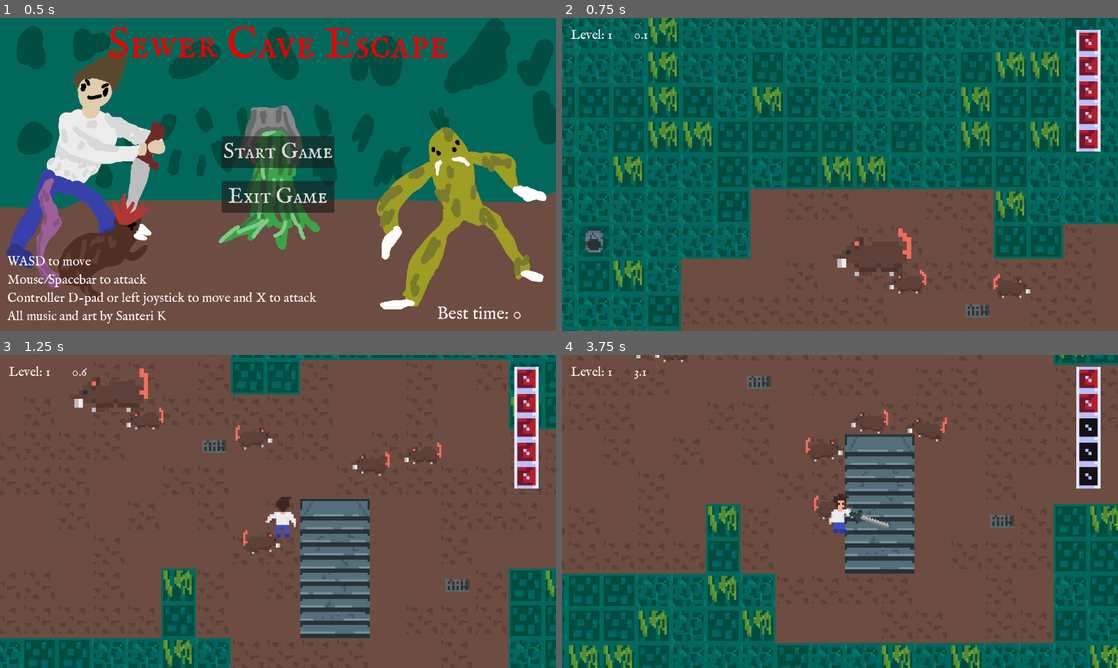
Above: before the commit, frames 1-4 (two rows, left to right).
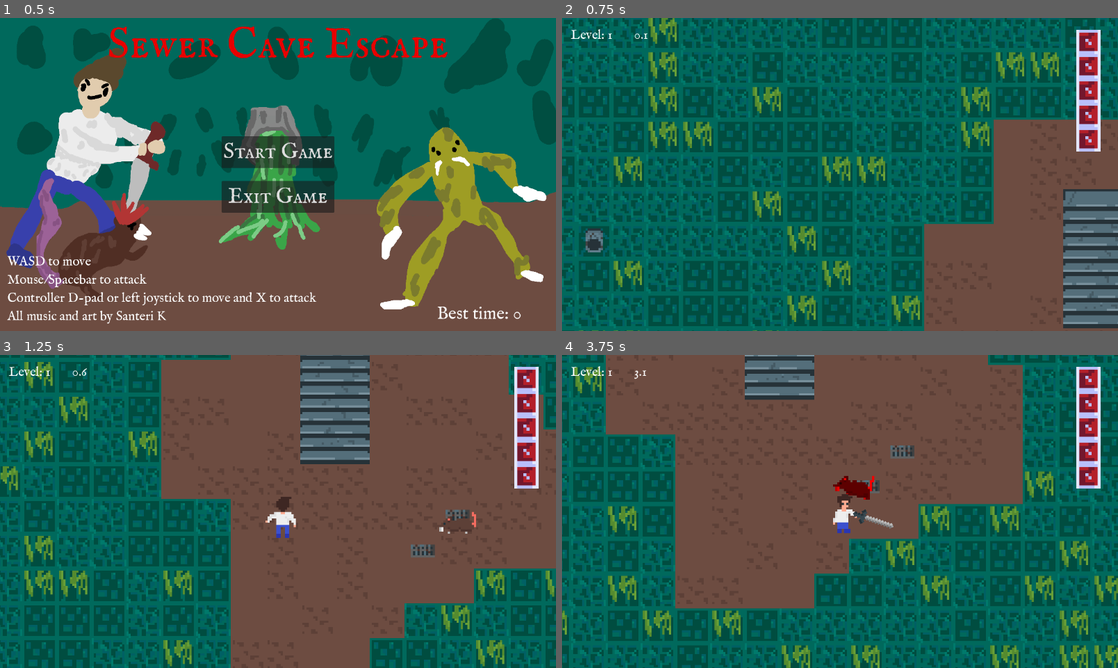
Above: after the commit, the same moments.

Repository: SanteriK123/game-course-project
Game: Godot game, scene res://Scenes/main_menu.tscn
Same seed, same stepped clock (60 frames per second), same inputs: the game is played once before the commit and once after it.
Inputs (mouse positions are in pixels of both pictures, inside the frame that each line leads up to):
- Up to frame 1 (0.5 s): no input
- Up to frame 2 (0.75 s): click "Start Game" at 0.5 s
- Up to frame 3 (1.25 s): no input
- Up to frame 4 (3.75 s): move the mouse to (962, 495) at 1.27 s; hold D (right) 1.28-2.03 s; click (962, 495) at 1.35 s; move the mouse to (728, 527) at 2.02 s; hold S (down) 2.03-2.78 s; click (728, 527) at 2.1 s; move the mouse to (895, 442) at 2.77 s; hold D (right) 2.78-3.53 s; click (895, 442) at 2.85 s; move the mouse to (812, 574) at 3.52 s; hold Up (ui_up) from 3.53 s (still down); click (812, 574) at 3.6 s

Frame 1 is identical in both runs. In frame 2, 30% of the frame differs, in the area x 21-100%, y 32-100%; in frame 3, 49%; in frame 4, 56%, in the area x 0-100%, y 0-100%.

Commit message:
Fix an error by making a function call deferred

Diff:
--- a/Scenes/boss.tscn
+++ b/Scenes/boss.tscn
@@ -77,7 +77,7 @@
 collision_layer = 2
 collision_mask = 4
 script = ExtResource("1_wwfse")
-maxHp = 12
+maxHp = 120
 speed = 20
 
 [node name="AnimatedSprite2D" type="AnimatedSprite2D" parent="."]
--- a/Scripts/UI/user_interface.gd
+++ b/Scripts/UI/user_interface.gd
@@ -10,7 +10,6 @@
 	game_ref.all_enemies_killed.connect(_on_all_enemies_killed)
 
 func _on_level_finished() -> void:
-	print(game_ref.level)
 	level_label.text = "Level: " + str(game_ref.level)
 	level_cleared_text.visible = false
 
--- a/Scripts/game_manager.gd
+++ b/Scripts/game_manager.gd
@@ -14,7 +14,7 @@
 @onready var time = $UserInterface/HBoxContainer/Time
 
 # Level variables
-var level: int = 4
+var level: int = 1
 var steps: int = 100
 var world_size: int = 40
 var stairs: Node = null
@@ -213,11 +213,13 @@
 func _on_enemy_dead(enemy: Enemy) -> void:
 	if enemy in enemies:
 		if enemy.is_in_group("boss"):
-			get_tree().change_scene_to_file("res://Scenes/main_menu.tscn")
+			call_deferred("change_to_main_menu")
 			var previous_best = load_from_file()
 			if previous_best == 0 or float(time.text) < previous_best:
 				save_to_file(time.text)
 		enemies.erase(enemy)
+func change_to_main_menu() -> void:
+	get_tree().change_scene_to_file("res://Scenes/main_menu.tscn")
 
 func save_to_file(content: String) -> void:
 	var file = FileAccess.open("user://best_time.dat", FileAccess.WRITE)
